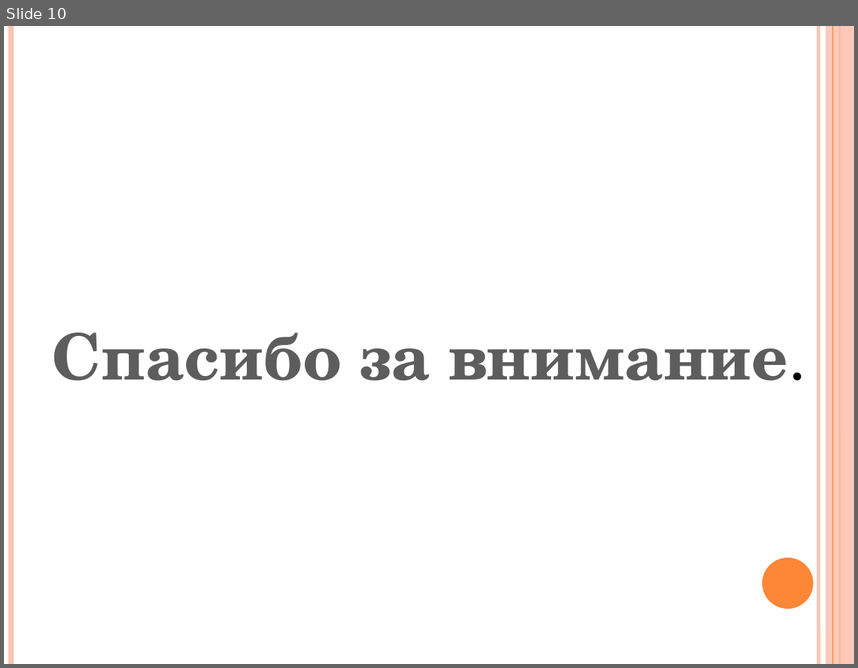
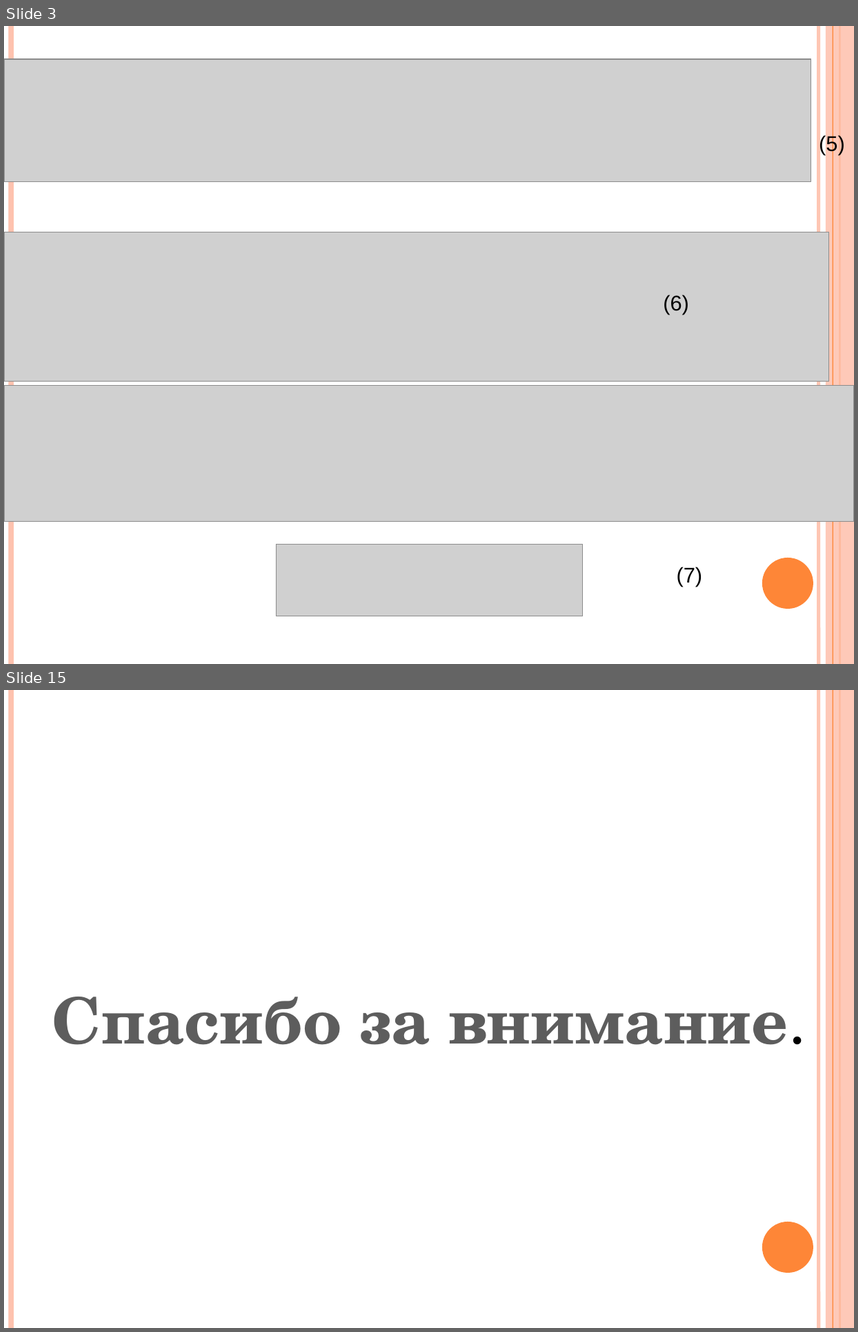
Before and after one commit to shymic/Tex-Diploma, a slide deck: Диплом/Шимко А. Ч..pptx. Shown one above the other, each under a label of ours: slide 10 before the commit, slides 3 and 15 after it; the slides between them are not shown. The pictures are 858x668 and 858x1332 pixels, drawn with LibreOffice and Linux fonts; fonts in the diff are those of the drawing; grey boxes stand for pictures. Boxes give left, top, right and bottom in pixels: in the first picture for what was removed or moved away, otherwise in the second. Text is boxed around its words. In the diff, an @@ line names an element or a change of style, - is before the commit and + after.

```diff
--- a/Диплом/Шимко А. Ч..pptx
+++ b/Диплом/Шимко А. Ч..pptx
@@ slide 3 added at (x1=4, y1=26, x2=854, y2=664), background #FFFFFF; not listed: 6 template elements that a slide beside it also shows @@
@@ picture added at (x1=4, y1=59, x2=811, y2=181) @@
@@ text added at (x1=819, y1=134, x2=845, y2=154), 18 pt, text #000000 @@
+(5)
@@ picture added at (x1=4, y1=232, x2=829, y2=381) @@
@@ text added at (x1=663, y1=294, x2=689, y2=314), 18 pt, text #000000 @@
+(6)
@@ picture added at (x1=4, y1=385, x2=854, y2=521) @@
@@ picture added at (x1=276, y1=544, x2=582, y2=615) @@
@@ text added at (x1=677, y1=566, x2=703, y2=586), 18 pt, text #000000 @@
+(7)
@@ what was slide 10 is now slide 15 @@
```
Also in this commit, not shown: 6 slides changed, 7 other slides added, 3 slides removed, 15 other files.
